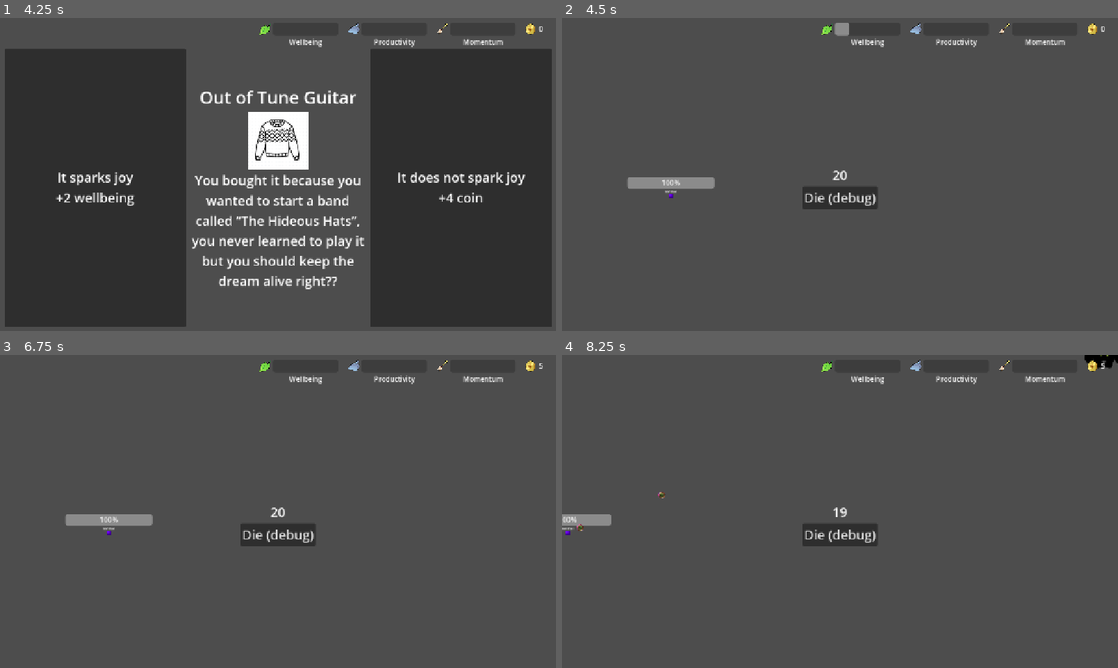
Above: before the commit, frames 1-4 (two rows, left to right).
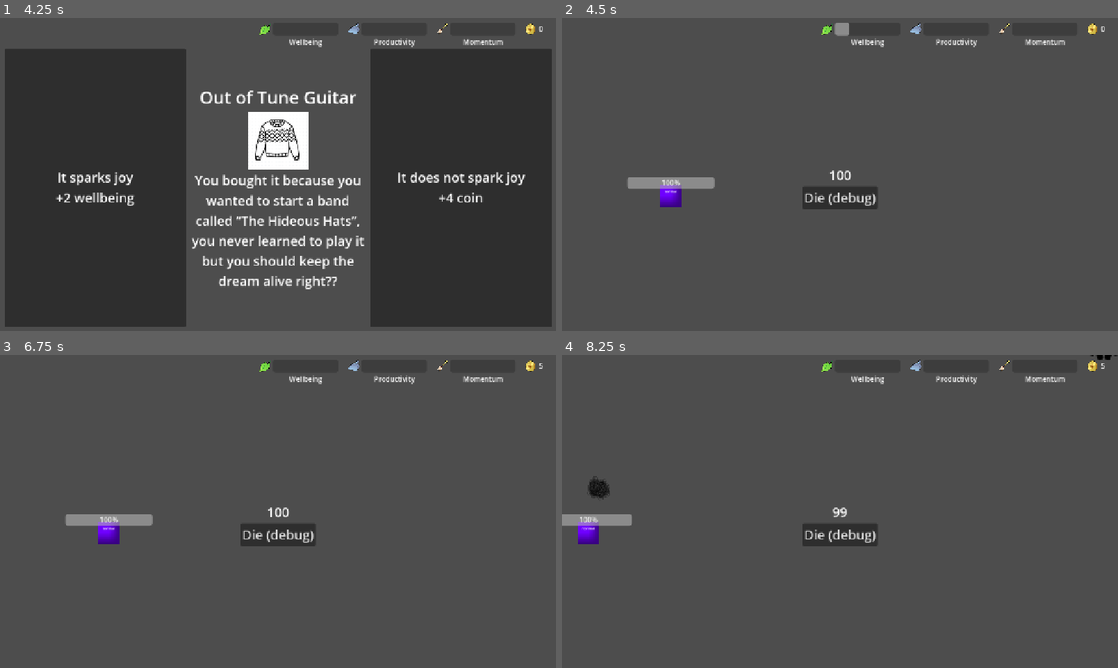
Above: after the commit, the same moments.

Repository: peabnuts123/2025-pb-and-jam
Game: Godot game, scene res://scenes/intro.tscn
Same seed, same stepped clock (60 frames per second), same inputs: the game is played once before the commit and once after it.
Inputs (mouse positions are in pixels of both pictures, inside the frame that each line leads up to):
- Up to frame 1 (4.25 s): tap Enter at 0.5, 2 s; hold Right (ui_right) 0.53-1.28 s; tap Space (shoot) at 0.6, 1.25, 1.35, 2.1, 2.75, 2.85 s; hold Down (ui_down) 1.28-2.03 s; hold Right (ui_right) 2.03-2.78 s; hold Up (ui_up) 2.78-3.5 s; click "Play" at 3.5 s
- Up to frame 2 (4.5 s): click (656, 187) at 4.25 s
- Up to frame 3 (6.75 s): click "Die (debug)" at 5 s; click "Play" at 5.75 s; click (461, 524) at 6.5 s
- Up to frame 4 (8.25 s): tap Enter at 7.25 s; hold Left (ui_left) from 7.28 s (still down); tap Space (shoot) at 7.35, 8.1 s

Frame 1 is identical in both runs. In frame 2, 0.4% of the frame differs, in the area x 17-52%, y 48-61%; in frame 3, 0.4%; in frame 4, 0.9%, in the area x 0-100%, y 0-61%.

Commit message:
Centralise bullet hell config. Bind input to WSAD + mouse. Change size of stuff. Make bullet hell physics code more explicit

Diff:
--- a/data/content.gd
+++ b/data/content.gd
@@ -4,14 +4,22 @@
 @export var items: Array[Item];
 
 # Balance
+# - Economy
 @export var upgrade_cost: int = 5;
 @export var initial_coin: int = 0
+@export var stats_initial_value: int = 10;
+@export var stats_max_value: int = 20;
+# - Item generation
 @export var item_buff_value_range_min: int = 1;
 @export var item_buff_value_range_max: int = 3;
 @export var item_value_range_min: int = 3;
 @export var item_value_range_max: int = 5;
-@export var stats_initial_value: int = 10;
-@export var stats_max_value: int = 20;
+# - Bullet hell
+@export var enemy_base_move_speed_per_second = 80
+@export var enemy_bullet_base_move_speed_per_second = 200
+@export var player_base_move_speed_per_second = 200
+@export var player_bullet_base_move_speed_per_second = 450
+
 
 func _ready():
 	items = load_all_item_resources('res://resources/items')
--- a/project.godot
+++ b/project.godot
@@ -28,11 +28,51 @@
 window/stretch/mode="canvas_items"
 window/stretch/aspect="expand"
 
+[global_group]
+
+player_bullet=""
+player=""
+enemy_bullet=""
+enemy=""
+
 [input]
 
+ui_left={
+"deadzone": 0.5,
+"events": [Object(InputEventKey,"resource_local_to_scene":false,"resource_name":"","device":0,"window_id":0,"alt_pressed":false,"shift_pressed":false,"ctrl_pressed":false,"meta_pressed":false,"pressed":false,"keycode":4194319,"physical_keycode":0,"key_label":0,"unicode":0,"location":0,"echo":false,"script":null)
+, Object(InputEventJoypadButton,"resource_local_to_scene":false,"resource_name":"","device":0,"button_index":13,"pressure":0.0,"pressed":false,"script":null)
+, Object(InputEventJoypadMotion,"resource_local_to_scene":false,"resource_name":"","device":0,"axis":0,"axis_value":-1.0,"script":null)
+, Object(InputEventKey,"resource_local_to_scene":false,"resource_name":"","device":-1,"window_id":0,"alt_pressed":false,"shift_pressed":false,"ctrl_pressed":false,"meta_pressed":false,"pressed":false,"keycode":0,"physical_keycode":65,"key_label":0,"unicode":97,"location":0,"echo":false,"script":null)
+]
+}
+ui_right={
+"deadzone": 0.5,
+"events": [Object(InputEventKey,"resource_local_to_scene":false,"resource_name":"","device":0,"window_id":0,"alt_pressed":false,"shift_pressed":false,"ctrl_pressed":false,"meta_pressed":false,"pressed":false,"keycode":4194321,"physical_keycode":0,"key_label":0,"unicode":0,"location":0,"echo":false,"script":null)
+, Object(InputEventJoypadButton,"resource_local_to_scene":false,"resource_name":"","device":0,"button_index":14,"pressure":0.0,"pressed":false,"script":null)
+, Object(InputEventJoypadMotion,"resource_local_to_scene":false,"resource_name":"","device":0,"axis":0,"axis_value":1.0,"script":null)
+, Object(InputEventKey,"resource_local_to_scene":false,"resource_name":"","device":-1,"window_id":0,"alt_pressed":false,"shift_pressed":false,"ctrl_pressed":false,"meta_pressed":false,"pressed":false,"keycode":0,"physical_keycode":68,"key_label":0,"unicode":100,"location":0,"echo":false,"script":null)
+]
+}
+ui_up={
+"deadzone": 0.5,
+"events": [Object(InputEventKey,"resource_local_to_scene":false,"resource_name":"","device":0,"window_id":0,"alt_pressed":false,"shift_pressed":false,"ctrl_pressed":false,"meta_pressed":false,"pressed":false,"keycode":4194320,"physical_keycode":0,"key_label":0,"unicode":0,"location":0,"echo":false,"script":null)
+, Object(InputEventJoypadButton,"resource_local_to_scene":false,"resource_name":"","device":0,"button_index":11,"pressure":0.0,"pressed":false,"script":null)
+, Object(InputEventJoypadMotion,"resource_local_to_scene":false,"resource_name":"","device":0,"axis":1,"axis_value":-1.0,"script":null)
+, Object(InputEventKey,"resource_local_to_scene":false,"resource_name":"","device":-1,"window_id":0,"alt_pressed":false,"shift_pressed":false,"ctrl_pressed":false,"meta_pressed":false,"pressed":false,"keycode":0,"physical_keycode":87,"key_label":0,"unicode":119,"location":0,"echo":false,"script":null)
+]
+}
+ui_down={
+"deadzone": 0.5,
+"events": [Object(InputEventKey,"resource_local_to_scene":false,"resource_name":"","device":0,"window_id":0,"alt_pressed":false,"shift_pressed":false,"ctrl_pressed":false,"meta_pressed":false,"pressed":false,"keycode":4194322,"physical_keycode":0,"key_label":0,"unicode":0,"location":0,"echo":false,"script":null)
+, Object(InputEventJoypadButton,"resource_local_to_scene":false,"resource_name":"","device":0,"button_index":12,"pressure":0.0,"pressed":false,"script":null)
+, Object(InputEventJoypadMotion,"resource_local_to_scene":false,"resource_name":"","device":0,"axis":1,"axis_value":1.0,"script":null)
+, Object(InputEventKey,"resource_local_to_scene":false,"resource_name":"","device":-1,"window_id":0,"alt_pressed":false,"shift_pressed":false,"ctrl_pressed":false,"meta_pressed":false,"pressed":false,"keycode":0,"physical_keycode":83,"key_label":0,"unicode":115,"location":0,"echo":false,"script":null)
+]
+}
 shoot={
 "deadzone": 0.2,
 "events": [Object(InputEventKey,"resource_local_to_scene":false,"resource_name":"","device":0,"window_id":0,"alt_presse …(189 unchanged characters)…
+, Object(InputEventMouseButton,"resource_local_to_scene":false,"resource_name":"","device":-1,"window_id":0,"alt_pressed":false,"shift_pressed":false,"ctrl_pressed":false,"meta_pressed":false,"button_mask":1,"position":Vector2(471, 24),"global_position":Vector2(490, 120),"factor":1.0,"button_index":1,"canceled":false,"pressed":true,"double_click":false,"script":null)
 ]
 }
 
--- a/scenes/gameplay/bullet.tscn
+++ b/scenes/gameplay/bullet.tscn
@@ -37,15 +37,15 @@
 }]
 
 [sub_resource type="CircleShape2D" id="CircleShape2D_ihgv0"]
-radius = 40.0
+radius = 20.0
 
-[node name="bullet" type="Area2D"]
-collision_layer = 0
+[node name="bullet" type="Area2D" groups=["enemy_bullet"]]
+collision_layer = 2
 script = ExtResource("1_4wbcd")
 texture_array = Array[Texture2D]([ExtResource("2_n6kk2"), ExtResource("3_x81xd"), ExtResource("4_i7sxd"), ExtResource("5_j4j8g")])
 
 [node name="Sprite2D" type="AnimatedSprite2D" parent="."]
-scale = Vector2(0.6, 0.6)
+scale = Vector2(0.35, 0.35)
 sprite_frames = SubResource("SpriteFrames_pdv0h")
 frame_progress = 0.0447848
 
@@ -54,5 +54,6 @@
 [node name="CollisionShape2D" type="CollisionShape2D" parent="."]
 shape = SubResource("CircleShape2D_ihgv0")
 
+[connection signal="area_entered" from="." to="." method="_on_area_entered"]
 [connection signal="body_entered" from="." to="." method="_on_body_entered"]
 [connection signal="screen_exited" from="VisibleOnScreenNotifier2D" to="." method="_on_screen_exited"]
--- a/scenes/gameplay/enemy-straight-fire.tscn
+++ b/scenes/gameplay/enemy-straight-fire.tscn
@@ -6,7 +6,7 @@
 [ext_resource type="Script" path="res://scripts/gameplay/bullet-hell/enemy-collision.gd" id="3_o2v8w"]
 
 [sub_resource type="RectangleShape2D" id="RectangleShape2D_c6ydr"]
-size = Vector2(100, 130)
+size = Vector2(80, 104)
 
 [node name="enemy" type="Node2D"]
 script = ExtResource("1_4kluw")
@@ -14,18 +14,19 @@
 
 [node name="Sprite2D" type="Sprite2D" parent="."]
 self_modulate = Color(0.729412, 0.909804, 0.254902, 1)
+scale = Vector2(0.8, 0.8)
 texture = ExtResource("3_ea33s")
 
 [node name="Speed" type="Timer" parent="."]
 wait_time = 2.0
 autostart = true
 
-[node name="Collision" type="Area2D" parent="."]
+[node name="Collision" type="Area2D" parent="." groups=["enemy"]]
 collision_layer = 2
 script = ExtResource("3_o2v8w")
 
 [node name="CollisionShape2D" type="CollisionShape2D" parent="Collision"]
-position = Vector2(0, 10)
+position = Vector2(0, 8)
 shape = SubResource("RectangleShape2D_c6ydr")
 
 [connection signal="timeout" from="Speed" to="." method="shoot"]
--- a/scenes/gameplay/player.tscn
+++ b/scenes/gameplay/player.tscn
@@ -1,24 +1,25 @@
 [gd_scene load_steps=5 format=3 uid="uid://cy0wsgu1v4t1p"]
 
 [ext_resource type="Script" uid="uid://cm40elhpfq188" path="res://scripts/gameplay/bullet-hell/player.gd" id="1_wgl7f"]
-[ext_resource type="PackedScene" path="res://scenes/gameplay/player_bullet.tscn" id="2_hrnqq"]
+[ext_resource type="PackedScene" uid="uid://bli4el2h0500q" path="res://scenes/gameplay/player_bullet.tscn" id="2_hrnqq"]
 
 [sub_resource type="PlaceholderTexture2D" id="PlaceholderTexture2D_1nupm"]
 
 [sub_resource type="RectangleShape2D" id="RectangleShape2D_hrnqq"]
 size = Vector2(10, 10)
 
-[node name="player" type="CharacterBody2D"]
+[node name="player" type="CharacterBody2D" groups=["player"]]
 collision_mask = 2
 script = ExtResource("1_wgl7f")
 bullet_node = ExtResource("2_hrnqq")
 
 [node name="Sprite2D" type="Sprite2D" parent="."]
 self_modulate = Color(0.435294, 0.741176, 1, 1)
-scale = Vector2(10, 10)
+scale = Vector2(50, 50)
 texture = SubResource("PlaceholderTexture2D_1nupm")
 
 [node name="CollisionShape2D" type="CollisionShape2D" parent="."]
+scale = Vector2(5, 5)
 shape = SubResource("RectangleShape2D_hrnqq")
 
 [node name="debug" type="Label" parent="."]
--- a/scenes/gameplay/player_bullet.tscn
+++ b/scenes/gameplay/player_bullet.tscn
@@ -1,19 +1,50 @@
-[gd_scene load_steps=4 format=3 uid="uid://c47ha586nflw0"]
+[gd_scene load_steps=8 format=3 uid="uid://bli4el2h0500q"]
 
 [ext_resource type="Script" uid="uid://ctb2eu65lyy04" path="res://scripts/gameplay/bullet-hell/player_bullet.gd" id="1_djmgg"]
-[ext_resource type="Texture2D" uid="uid://rxpqtrsuaekk" path="res://assets/bullet-placeholders/16x16px/15.png" id="1_v0ihg"]
+[ext_resource type="Texture2D" uid="uid://qtnsfwbs7bai" path="res://assets/dust-bunny/enemy-bullet.png" id="2_djmgg"]
 
-[sub_resource type="RectangleShape2D" id="RectangleShape2D_djmgg"]
+[sub_resource type="AtlasTexture" id="AtlasTexture_e1taw"]
+atlas = ExtResource("2_djmgg")
+region = Rect2(0, 0, 200, 200)
 
-[node name="player-bullet" type="Area2D"]
+[sub_resource type="AtlasTexture" id="AtlasTexture_ju8ng"]
+atlas = ExtResource("2_djmgg")
+region = Rect2(200, 0, 200, 200)
+
+[sub_resource type="AtlasTexture" id="AtlasTexture_x7iol"]
+atlas = ExtResource("2_djmgg")
+region = Rect2(400, 0, 200, 200)
+
+[sub_resource type="SpriteFrames" id="SpriteFrames_27t5f"]
+animations = [{
+"frames": [{
+"duration": 1.0,
+"texture": SubResource("AtlasTexture_e1taw")
+}, {
+"duration": 1.0,
+"texture": SubResource("AtlasTexture_ju8ng")
+}, {
+"duration": 1.0,
+"texture": SubResource("AtlasTexture_x7iol")
+}],
+"loop": true,
+"name": &"default",
+"speed": 10.0
+}]
+
+[sub_resource type="CircleShape2D" id="CircleShape2D_djmgg"]
+radius = 20.0
+
+[node name="player-bullet" type="Area2D" groups=["player_bullet"]]
 collision_mask = 2
 script = ExtResource("1_djmgg")
 
-[node name="Sprite2D" type="Sprite2D" parent="."]
-texture = ExtResource("1_v0ihg")
+[node name="Sprite2D" type="AnimatedSprite2D" parent="."]
+scale = Vector2(0.35, 0.35)
+sprite_frames = SubResource("SpriteFrames_27t5f")
 
 [node name="CollisionShape2D" type="CollisionShape2D" parent="."]
-shape = SubResource("RectangleShape2D_djmgg")
+shape = SubResource("CircleShape2D_djmgg")
 
 [node name="VisibleOnScreenNotifier2D" type="VisibleOnScreenNotifier2D" parent="."]
 
--- a/scripts/gameplay/bullet-hell/bullet.gd
+++ b/scripts/gameplay/bullet-hell/bullet.gd
@@ -3,12 +3,11 @@
 @export var texture_array: Array[Texture2D]
 
 
-var speed = 100
 var direction = Vector2.RIGHT
 var bullet_type: int = 0
 
 func _physics_process(delta):
-	position += direction * speed * delta
+	position += direction * Content.enemy_bullet_base_move_speed_per_second * delta
 
 
 func _on_screen_exited():
@@ -20,5 +19,23 @@
 	$Sprite2D.texture = texture_array[type]
 
 
+# Bullet hell physics
+#  Enemy: Area on layer 2, group 'enemy'
+#  Enemy Bullet: Area on layer 2, group 'enemy_bullet'
+#  Player: Body on layer 1, group 'player'
+#  Player bullet: Area on layer 1, group 'player_bullet'
+
 func _on_body_entered(body):
-	body.set_status(bullet_type)
+	if body.is_in_group('player'):
+		body.set_status(bullet_type)
+		queue_free()
+
+
+func _on_area_entered(area):
+	if area.is_in_group('enemy'):
+		pass; # Enemy bullets do not hit other enemies
+	elif area.is_in_group('enemy_bullet'):
+		pass; # Enemy bullets do not interact
+	elif area.is_in_group('player_bullet'):
+		# queue_free(); # Destroy on impact
+		pass; # Do not interact with player bullets
--- a/scripts/gameplay/bullet-hell/debug_timer.gd
+++ b/scripts/gameplay/bullet-hell/debug_timer.gd
@@ -1,7 +1,7 @@
 extends Label
 
 func _ready():
-	for i in range(20,0,-1):
+	for i in range(100,0,-1):
 		self.text = str(i)
 		await get_tree().create_timer(1.0).timeout
 	get_tree().change_scene_to_file("res://scenes/gameplay/decision_screen.tscn")
--- a/scripts/gameplay/bullet-hell/enemy_straight_fire.gd
+++ b/scripts/gameplay/bullet-hell/enemy_straight_fire.gd
@@ -1,7 +1,6 @@
 extends Node2D
 
 @export var bullet_node: PackedScene
-@export var speed: float = 80
 
 var screen_size: Vector2
 var health = 5
@@ -10,23 +9,18 @@
 	screen_size = get_viewport().get_visible_rect().size
 
 func _process(delta):
-	position.y += speed * delta
-	if position.y > screen_size.y + 100:
+	position.y += Content.enemy_base_move_speed_per_second * delta
+	if position.y > screen_size.y + 500:
 		queue_free()
 
 
 func shoot():
 	var bullet = bullet_node.instantiate()
 
-	bullet.position = global_position
 	bullet.direction = Vector2.DOWN
- 	#bullet.set_property()
+	bullet.position = global_position + (bullet.direction * 50)
 
 	get_tree().current_scene.call_deferred("add_child", bullet)
 
-
-
-
-
 func die():
 	queue_free()
--- a/scripts/gameplay/bullet-hell/player.gd
+++ b/scripts/gameplay/bullet-hell/player.gd
@@ -2,7 +2,7 @@
 
 @export var bullet_node: PackedScene
 
-var speed = 250
+var speed_multiplier = 1
 @onready var debug = $debug
 @onready var progress_bar = $ProgressBar
 
@@ -12,7 +12,7 @@
 		progress_bar.value = value
 
 func _physics_process(_delta):
-	velocity = Input.get_vector("ui_left", "ui_right", "ui_up","ui_down") * speed
+	velocity = Input.get_vector("ui_left", "ui_right", "ui_up","ui_down") * speed_multiplier * Content.player_base_move_speed_per_second
 	move_and_slide()
 	if Input.is_action_just_pressed("shoot"):
 		shoot()
@@ -40,19 +40,20 @@
 
 func slow():
 	debug.text = "slow"
-	speed = 50
+	speed_multiplier = 0.4
 
 func stun():
 	debug.text = "stun"
-	speed = 0
+	speed_multiplier = 0
 	await get_tree().create_timer(2.5).timeout
-	speed = 250
+	speed_multiplier = 1
 
 
 func shoot():
 	var bullet = bullet_node.instantiate()
 
-	bullet.position = global_position
 	bullet.direction = Vector2.UP
+	bullet.position = global_position + (bullet.direction * 50)
+
 
 	get_tree().current_scene.call_deferred("add_child", bullet)
--- a/scripts/gameplay/bullet-hell/player_bullet.gd
+++ b/scripts/gameplay/bullet-hell/player_bullet.gd
@@ -1,18 +1,27 @@
 extends Area2D
 
-var speed = 100
 var direction = Vector2.RIGHT
 var bullet_type: int = 0
 
 func _physics_process(delta):
-	position += direction * speed * delta
-
+	position += direction * Content.player_bullet_base_move_speed_per_second * delta
 
 func _on_screen_exited():
 	queue_free()
 
+
+# Bullet hell physics
+#  Enemy: Area on layer 2, group 'enemy'
+#  Enemy Bullet: Area on layer 2, group 'enemy_bullet'
+#  Player: Body on layer 1, group 'player'
+#  Player bullet: Area on layer 1, group 'player_bullet'
+
 func _on_area_entered(area):
-	print("i'm colliding with:",area)
-	if area.has_method("take_damage"):
-		area.take_damage(1)
+	if area.is_in_group('enemy'):
+		area.take_damage(1); # Damage enemies
 		queue_free()
+	elif area.is_in_group('enemy_bullet'):
+		# queue_free(); # Destroy on impact
+		pass; # Do not interact with enemy bullets
+	elif area.is_in_group('player_bullet'):
+		pass; # Do not interact with other bullets
